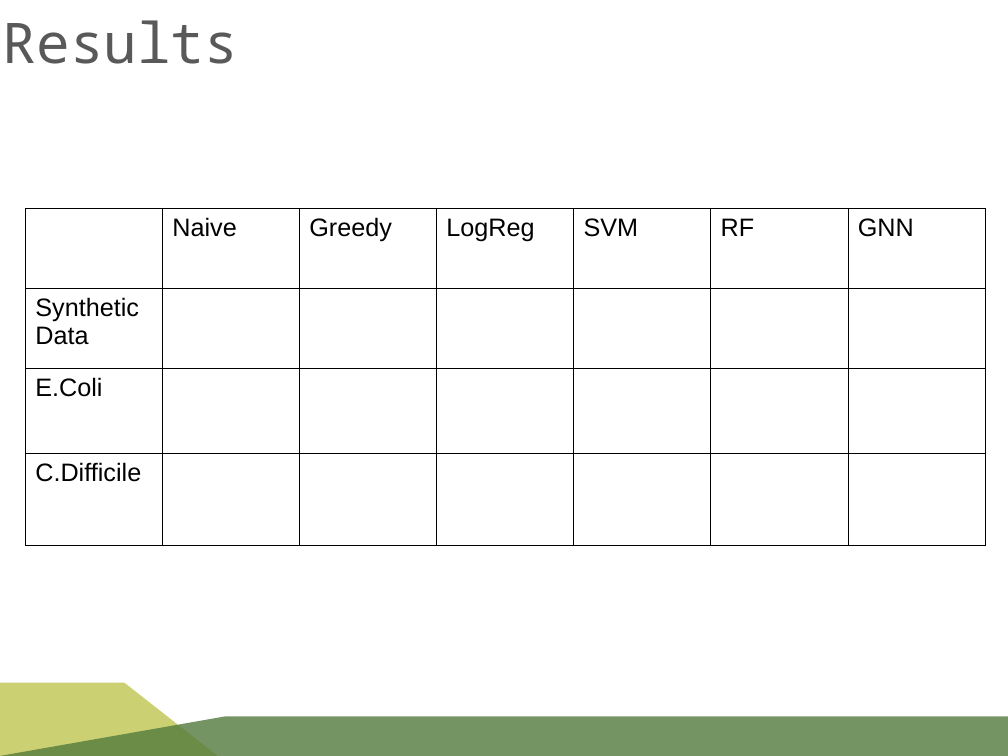
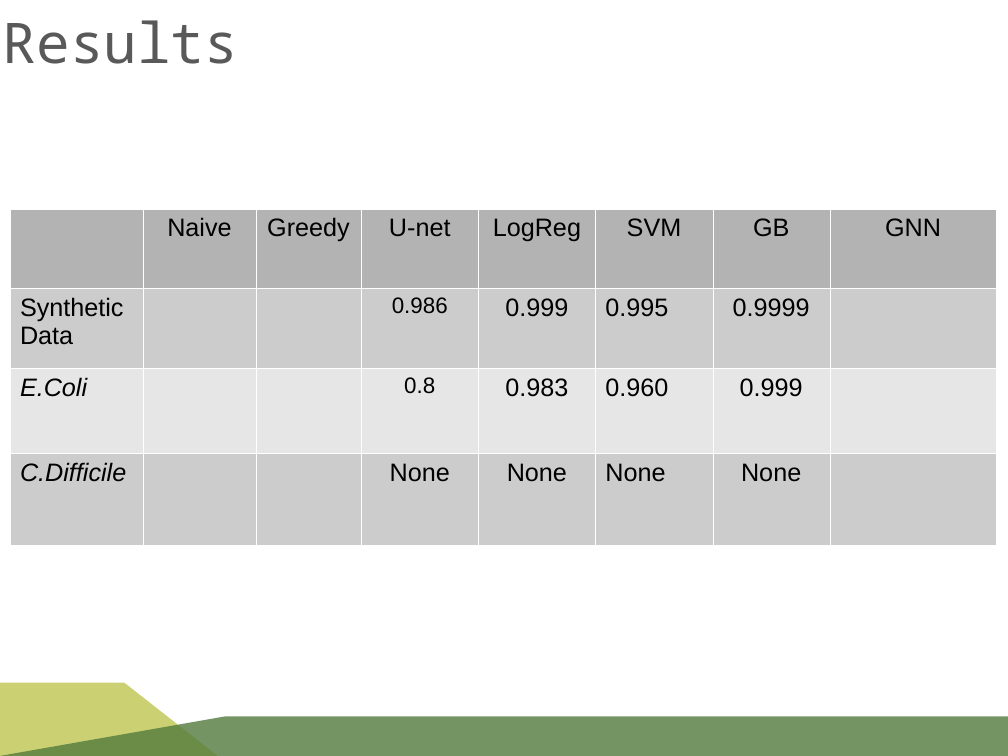
Before and after one commit to rykachevskiy/CRISPR, a slide deck: slide 30 of SK-MIT-CRISPR.odp. Drawn at 1008x756 pixels with LibreOffice and Linux fonts; fonts in the diff are those of the drawing; background and template pictures are left out. Boxes give left, top, right and bottom in pixels: in the first picture for what was removed or moved away, otherwise in the second. Text is boxed around its words. In the diff, an @@ line names an element or a change of style, - is before the commit and + after.

Commit message:
presentation v2

```diff
--- a/SK-MIT-CRISPR.odp
+++ b/SK-MIT-CRISPR.odp
@@ table at (10, 209, 996, 545) @@
-column 4: LogReg |  |  | 
-column 5: SVM |  |  | 
-column 6: RF |  |  | 
+column 4: U-net | 0.986 | 0.8 | None
+column 5: LogReg | 0.999 | 0.983 | None
+column 6: SVM | 0.995 | 0.960 | None
+column 7: GB | 0.9999 | 0.999 | None
@@ table: place and size @@
-table at (25, 209, 985, 545)
+table at (10, 209, 996, 545)
```
Also in this commit, not shown: 1 other slide changed, 2 slides added, 2 other files.
